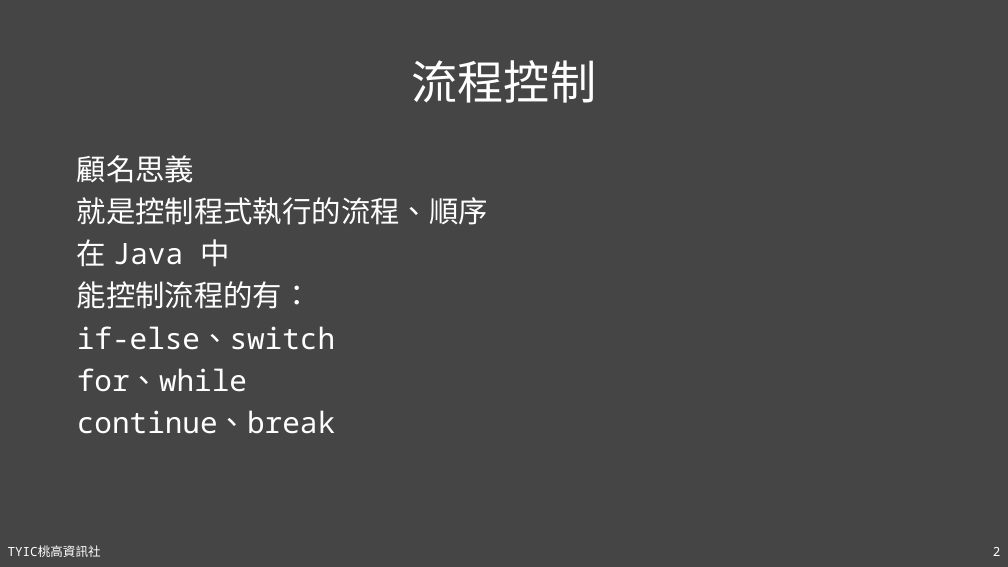
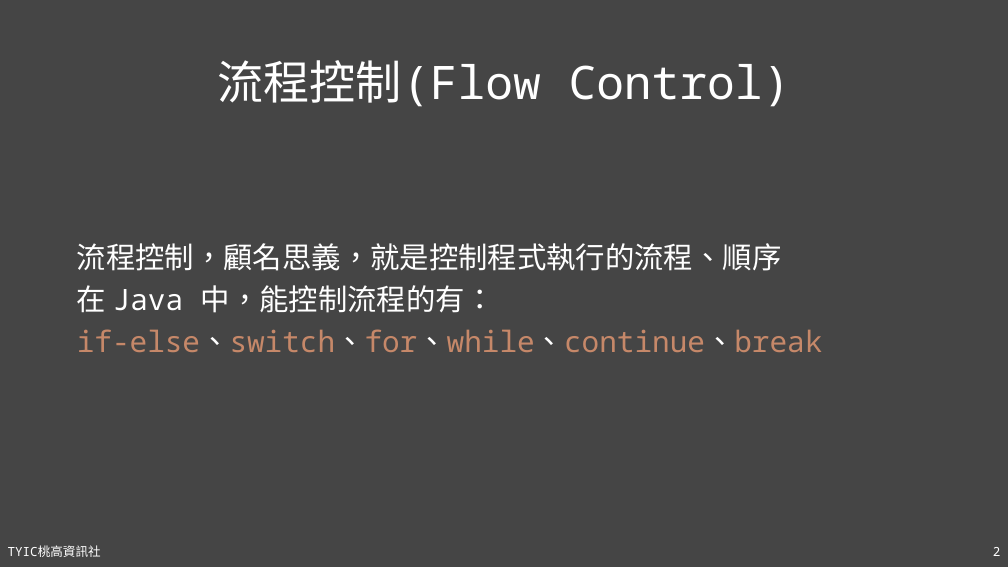
Before and after one commit to TYSHIC/slides, a slide deck: slide 2 of powerpoint/06_流程控制.pptx. Drawn at 1008x567 pixels with LibreOffice and Linux fonts; fonts in the diff are those of the drawing. Boxes give left, top, right and bottom in pixels: in the first picture for what was removed or moved away, otherwise in the second. Text is boxed around its words. In the diff, an @@ line names an element or a change of style, - is before the commit and + after.

```diff
--- a/powerpoint/06_流程控制.pptx
+++ b/powerpoint/06_流程控制.pptx
@@ title at (217, 60, 791, 107): text changed @@
-流程控制
+流程控制(Flow Control)
@@ text at (77, 243, 823, 352): text changed @@
-顧名思義
-就是控制程式執行的流程、順序
-在 Java 中
-能控制流程的有：
-if-else、switch
-for、while
-continue、break
+流程控制，顧名思義，就是控制程式執行的流程、順序
+在 Java 中，能控制流程的有：
+if-else、switch、for、while、continue、break
```
Also in this commit, not shown: 1 other slide changed, 2 other files.
